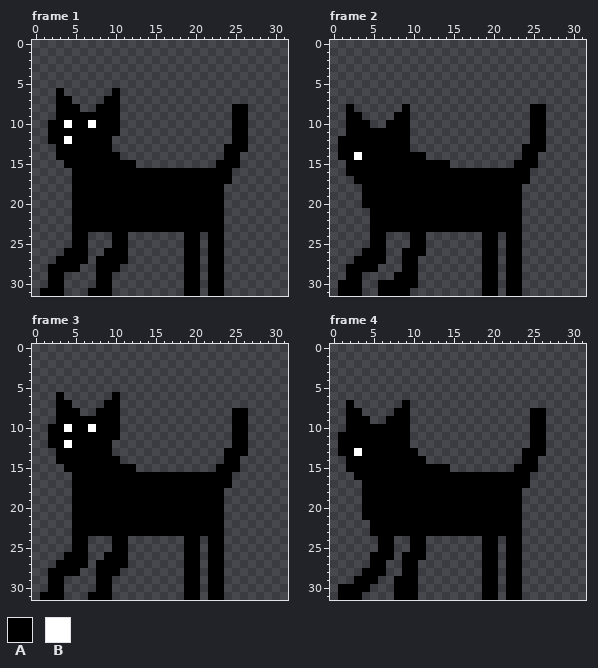
Pixel-art file, stored at Assets/Sprites/Cats/Cat32Test.aseprite. This is how it looked before the edit.
32x32 pixels, 4 frames. Shown: frame 1, frame 2, frame 3, frame 4.
Palette (. is transparent): A #000000  B #ffffff
Pixels before, frame 1, first column x 1:
 6 ..A......A................
 7 ..AA....AA................
 8 ..AAA..AAA..............AA
 9 ..AAAAAAAA..............AA
10 .AABAABAAA..............AA
11 .AAAAAAAAA..............AA
12 .AABAAAAA...............AA
13 ..AAAAAAA..............AAA
14 ..AAAAAAAA.............AA.
15 ...AAAAAAAAA..........AAA.
16 ....AAAAAAAAAAAAAAAAAAAA..
17 ....AAAAAAAAAAAAAAAAAAAA..
18 ....AAAAAAAAAAAAAAAAAAA...
19 ....AAAAAAAAAAAAAAAAAAA...
20 ....AAAAAAAAAAAAAAAAAAA...
21 ....AAAAAAAAAAAAAAAAAAA...
22 ....AAAAAAAAAAAAAAAAAAA...
23 ....AAAAAAAAAAAAAAAAAAA...
24 ....AA...AA.......AA.AA...
25 ....AA...AA.......AA.AA...
26 ...AAA..AAA.......AA.AA...
27 ..AAAA.AAAA.......AA.AA...
28 .AAAA..AAA........AA.AA...
29 .AA....AA.........AA.AA...
30 .AA....AA.........AA.AA...
31 AAA...AAA.........AA.AA...
Pixels before, frame 2, first column x 1:
 8 .A......A...............AA
 9 .AA....AA...............AA
10 .AAA..AAA...............AA
11 .AAAAAAAA...............AA
12 AAAAAAAAA...............AA
13 AAAAAAAAA..............AAA
14 AABAAAAAAAA............AA.
15 .AAAAAAAAAAAAA........AAA.
16 .AAAAAAAAAAAAAAAAAAAAAAA..
17 ..AAAAAAAAAAAAAAAAAAAAAA..
18 ...AAAAAAAAAAAAAAAAAAAA...
19 ...AAAAAAAAAAAAAAAAAAAA...
20 ...AAAAAAAAAAAAAAAAAAAA...
21 ....AAAAAAAAAAAAAAAAAAA...
22 ....AAAAAAAAAAAAAAAAAAA...
23 ....AAAAAAAAAAAAAAAAAAA...
24 ....AA...AA.......AA.AA...
25 ....AA...AA.......AA.AA...
26 ...AAA..AAA.......AA.AA...
27 ..AAAA..AA........AA.AA...
28 .AAAA...AA........AA.AA...
29 .AA....AAA........AA.AA...
30 AAA..AAAAA........AA.AA...
31 AAA..AAAA.........AA.AA...
Pixels before, frame 3, first column x 1:
 6 ..A......A................
 7 ..AA....AA................
 8 ..AAA..AAA..............AA
 9 ..AAAAAAAA..............AA
10 .AABAABAAA..............AA
11 .AAAAAAAAA..............AA
12 .AABAAAAA...............AA
13 ..AAAAAAA..............AAA
14 ..AAAAAAAA.............AA.
15 ...AAAAAAAAA..........AAA.
16 ....AAAAAAAAAAAAAAAAAAAA..
17 ....AAAAAAAAAAAAAAAAAAAA..
18 ....AAAAAAAAAAAAAAAAAAA...
19 ....AAAAAAAAAAAAAAAAAAA...
20 ....AAAAAAAAAAAAAAAAAAA...
21 ....AAAAAAAAAAAAAAAAAAA...
22 ....AAAAAAAAAAAAAAAAAAA...
23 ....AAAAAAAAAAAAAAAAAAA...
24 ....AA...AA.......AA.AA...
25 ....AA...AA.......AA.AA...
26 ...AAA..AAA.......AA.AA...
27 ..AAAA.AAAA.......AA.AA...
28 .AAAA..AAA........AA.AA...
29 .AA....AA.........AA.AA...
30 .AA....AA.........AA.AA...
31 AAA...AAA.........AA.AA...
Pixels before, frame 4, first column x 1:
 7 .A......A.................
 8 .AA....AA...............AA
 9 .AAA..AAA...............AA
10 .AAAAAAAA...............AA
11 AAAAAAAAA...............AA
12 AAAAAAAAA...............AA
13 AABAAAAAAA.............AAA
14 .AAAAAAAAAA............AA.
15 .AAAAAAAAAAAAA........AAA.
16 ..AAAAAAAAAAAAAAAAAAAAAA..
17 ...AAAAAAAAAAAAAAAAAAAAA..
18 ...AAAAAAAAAAAAAAAAAAAA...
19 ...AAAAAAAAAAAAAAAAAAAA...
20 ...AAAAAAAAAAAAAAAAAAAA...
21 ...AAAAAAAAAAAAAAAAAAAA...
22 ....AAAAAAAAAAAAAAAAAAA...
23 ....AAAAAAAAAAAAAAAAAAA...
24 .....AA..AA.......AA.AA...
25 .....AA..AA.......AA.AA...
26 ....AAA.AAA.......AA.AA...
27 ....AA..AA........AA.AA...
28 ...AAA..AA........AA.AA...
29 ..AAA..AAA........AA.AA...
30 AAAA...AAA........AA.AA...
31 AAA....AAA........AA.AA...
The result:
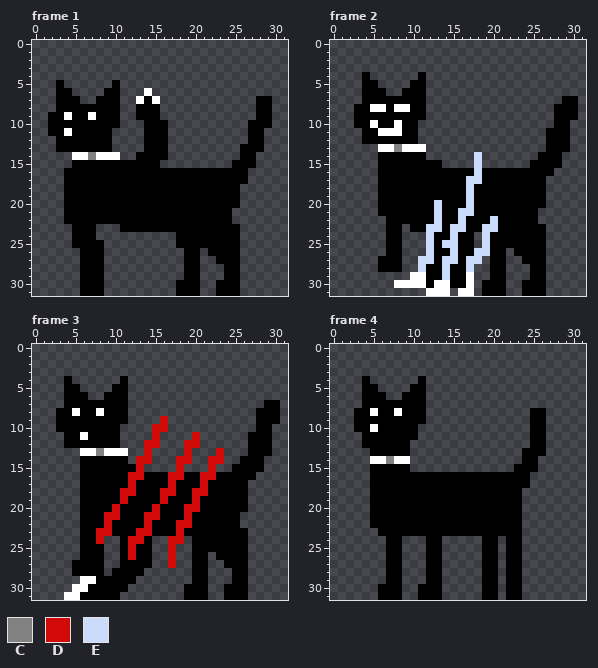
Colours new in this view: C #828282  D #d10909  E #cbdbfc
Commit: started collar work
Difference:
layer "BakeBiscuits" now hidden
layer "Scratch" now shown
layer "Collar_Scratch" added
Changed rows in their new state; - is an unchanged pixel.
Frame 1:
first column x 1:
 5 --A------A-------------------
 6 ---A----A----B---------------
 7 ----A--A----BAB------------AA
 8 -----AA-----AAA---------..-AA
 9 -A-B--B-----AAA---------..-AA
10 ---A--A------AAA--------..AAA
11 ---B-----.---AAA--------..AA-
12 -.-A---------AAA--------..AA-
13 -------------AAA-------..-AA-
14 --..BBCBBB--AAAA-------..AA--
15 ---.--------AAA-------..-AA--
16 ---A--------------------AA---
17 ---A--------------------AA---
18 ---A-------------------AA----
19 ---A-------------------AA----
20 ---A-------------------AA----
21 ---A-------------------A-----
22 ---A-------------------A-----
23 -------...-------------AA----
24 ------A--..------A--A--AA----
25 ------AA-..------A--A--AA----
26 ---..-AA...------------AA----
27 --...-A-...----------.-AA----
28 -....AA-..-----------..AA----
29 -..--AA-.------------..AA----
30 -..--AA-.--------A---.-AA----
31 ...--A--.--------A---.-AA----
Frame 2:
first column x 1:
 4 ---A------A-------------------
 5 ---AA----AA-------------------
 6 ---AAA--AAA-------------------
 7 ---AAAAAAAA-----------------AA
 8 -.AABBABBAA-------------..-AAA
 9 -.-AAAA--AA-------------..-AAA
10 -.--BA-B-A--------------..-AA-
11 -..--BBB-A--------------..AAA-
12 ...------A--------------..AAA-
13 .....BBCBBB------------...AAA-
14 .....------------E-----..AAA--
15 -....--------.---E----..-AAA--
16 -....------------E------AAA---
17 --...-----------EE------AA----
18 ---..-----------E------AAA----
19 ---..-----------E------AAA----
20 ---..-------E---E------AAA----
21 ----.-------E--EE------AA-----
22 ----..------E--E---E---AA-----
23 ----..--.--EE-EE--EE---AAA----
24 ----..AA-..EAAEAA-E-A--AAA----
25 ----..AA-..EAEEAA-E-A--AAA----
26 ---...AA...EAAEAAEE-A.-AAA----
27 --...-AA..EEAEEAEE.-A..AAA----
28 -....AAA..EAAEAAE-.-A..-AA----
29 -..----..BBAAEAAB-.-A..-AA----
30 ...--..BBBBABBAAB---A..AAA----
31 ...--....--BBB-BB---A..AAA----
Frame 3:
first column x 1:
 4 ---A------A-------------------
 5 ---AA----AA-------------------
 6 --.AAA--A-A-------------------
 7 --.-AAAA--A-----------------AA
 8 ----BAAB--A-------------..-AAA
 9 ----------A----D--------..-AAA
10 -.-A--A-------DD--------..-AA-
11 -..--B--------D----D----..AAA-
12 -..A-----A---DD---DD----..AAA-
13 --...BBCBBB--D----D---D...AAA-
14 --...-----A-DD---DD--DD..AAA--
15 ---..-------D----D---D..-AAA--
16 ----.------DD---DD--DD--AAA---
17 ----.------D----D---D---AA----
18 ----.-----DD---DD--DD--AAA----
19 ----.-----D----D---D---AAA----
20 ----.----D----D---DD---AAA----
21 ----.---DD---DD---D----AA-----
22 ----.---D----D---DD----AA-----
23 ----.--DD---DD---D-----AAA----
24 ----.-AD-.-DDA--DD.-A--AAA----
25 ----.-AA-.-DAA--D-.-A--AAA----
26 ---..-AA..-DAA--D-.-A.-AAA----
27 --..--A-..-AAA--D-.-A..AAA----
28 -...-AA-.-AAA-----.-A..-AA----
29 -..--BB--AAA------.-A..-AA----
30 -..-BBA--AA---------A..AAA----
31 ...BBA---A----------A..AAA----
Frame 4:
first column x 1:
 4 ---A------A---
 5 ---AA----AA---
 6 ---AAA--AAA---
 7 -.-AAAAA-AA---
 8 -.-ABAAB-AA---
 9 -.--AA---AA---
10 -.--B----A----
11 ...------A----
12 ...-----------
13 ....-----.----
14 -...BBCBB..---
15 -...-----.....
16 --..----------
17 ---.----------
18 ---.----------
19 ---.----------
20 ---.----------
21 ---.----------
23 ----.---------
24 -----.-A-..AA-
25 -----.-A-..AA-
26 ----..-A...AA-
27 ----..AA..-AA-
28 ---...AA..-AA-
29 --...-A-..-AA-
30 ....-AA-..AAA-
31 ...--AA-..AAA-
Where, in picture pixels (left, top, right, bottom), the same in both pictures:
changed: (40, 80, 168, 296)
changed: (176, 96, 272, 296)
changed: (338, 72, 578, 296)
changed: (40, 376, 280, 600)
changed: (338, 376, 450, 600)
